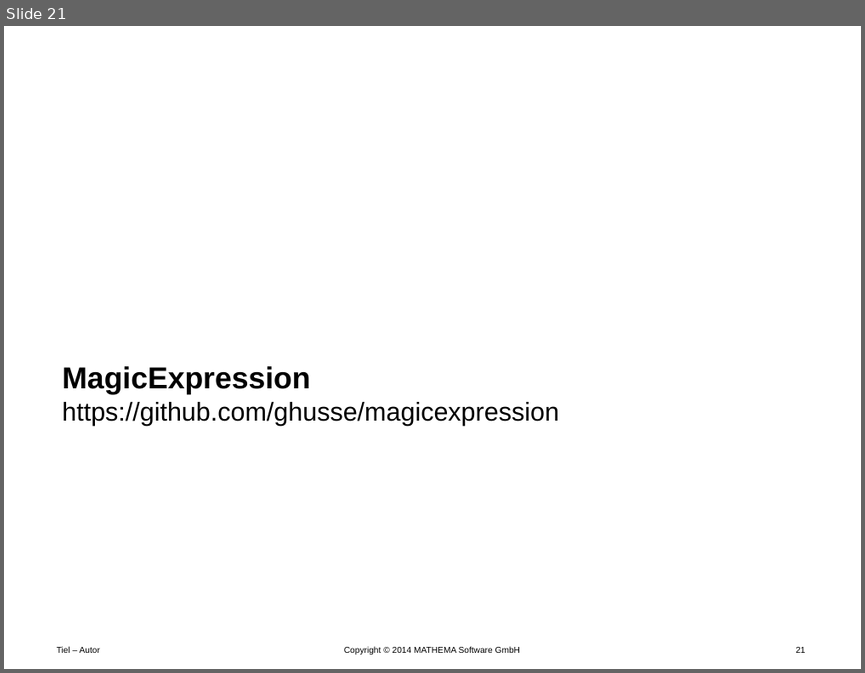
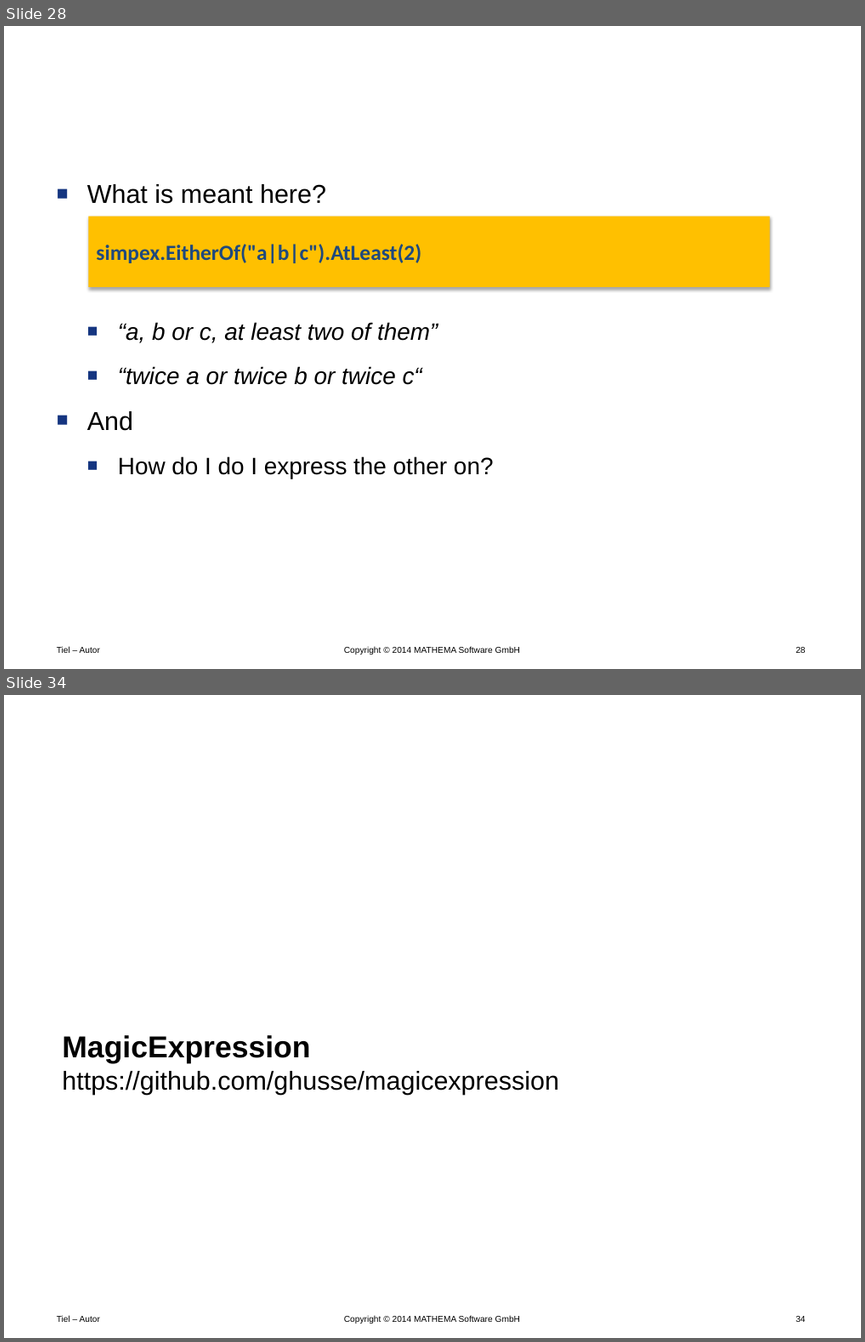
Before and after one commit to Timothep/Talk.LostInTranslation, a slide deck: LostInTranslation.pptx. Shown one above the other, each under a label of ours: slide 21 before the commit, slides 28 and 34 after it; the slides between them are not shown. The pictures are 865x673 and 865x1342 pixels, drawn with LibreOffice and Linux fonts; fonts in the diff are those of the drawing; background and template pictures are left out. Boxes give left, top, right and bottom in pixels: in the first picture for what was removed or moved away, otherwise in the second. Text is boxed around its words. In the diff, an @@ line names an element or a change of style, - is before the commit and + after.

Commit message:
On the road to MagicExpression

```diff
--- a/LostInTranslation.pptx
+++ b/LostInTranslation.pptx
@@ slide 28 added at (4,26,861,669), background #FFFFFF; not listed: 3 template elements that a slide beside it also shows @@
@@ title added at (250,63,806,107), 24 pt, text #FFFFFF, bold @@
+Implicit Cardinality
@@ text added at (87,184,494,478), 22 pt, text #000000, italic @@
+■ What is meant here?
+  ■ “a, b or c, at least two of them”
+  ■ “twice a or twice b or twice c“
+■ And
+  ■ How do I do I express the other on?
@@ rectangle added at (89,216,770,287), fill #FFC000, 20 pt, text #1F497D, bold @@
+simpex.EitherOf("a|b|c").AtLeast(2)
@@ what was slide 21 is now slide 34 @@
@@ page number at (795,1315,805,1321): text changed @@
-21
+34
```
Also in this commit, not shown: 1 slide changed, 17 other slides added, 4 slides removed.
